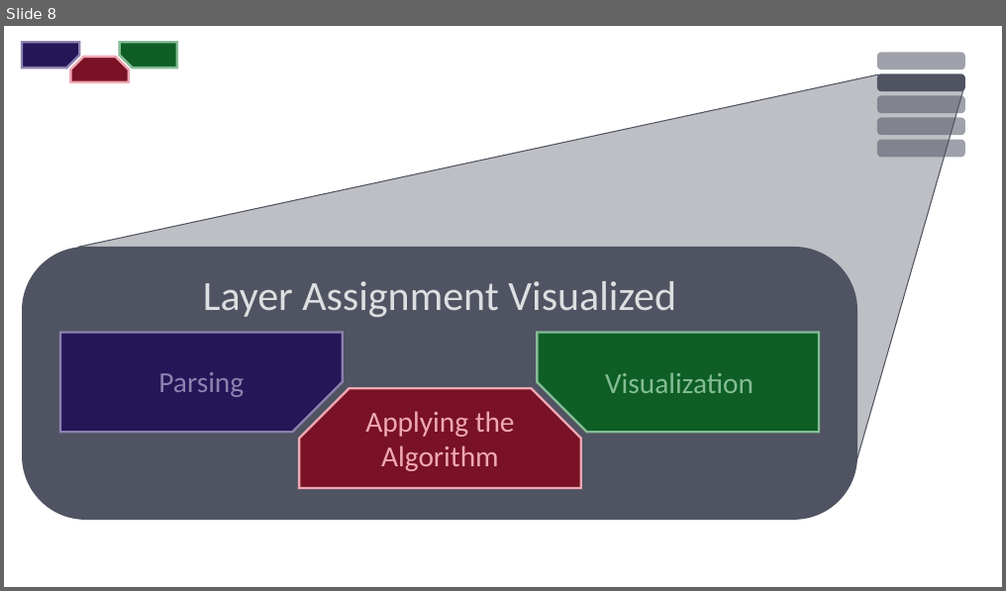
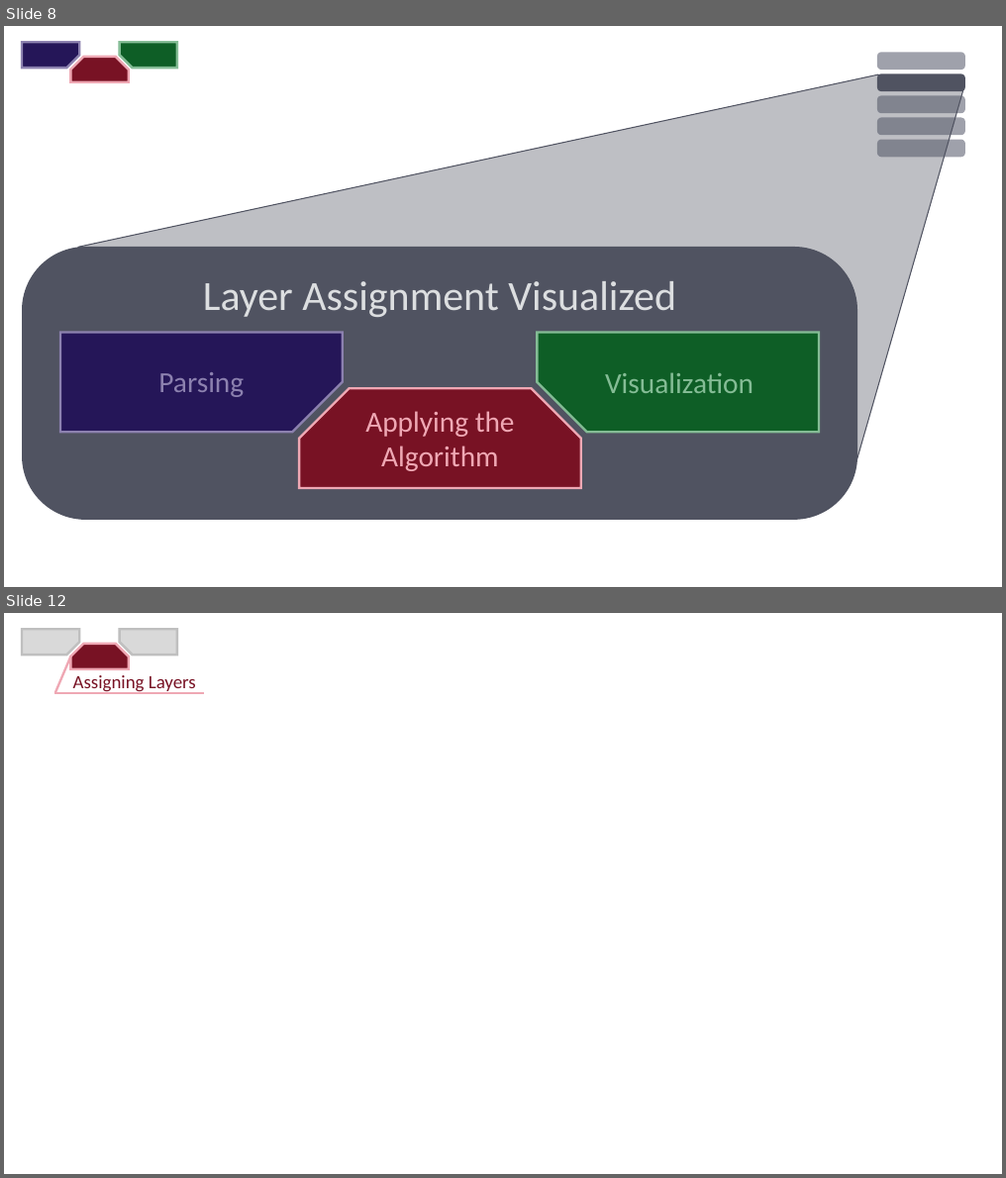
Before and after one commit to fryLA/LAProject, a slide deck: DokuLayerAssignment/ZwischenPräsentation.pptx. Shown one above the other, each under a label of ours: slide 8 before the commit, slides 8 and 12 after it; the slides between them are not shown. The pictures are 1006x591 and 1006x1178 pixels, drawn with LibreOffice and Linux fonts; fonts in the diff are those of the drawing. Boxes give left, top, right and bottom in pixels: in the first picture for what was removed or moved away, otherwise in the second. Text is boxed around its words. In the diff, an @@ line names an element or a change of style, - is before the commit and + after.

```diff
--- a/DokuLayerAssignment/ZwischenPräsentation.pptx
+++ b/DokuLayerAssignment/ZwischenPräsentation.pptx
@@ slide 12 added at [4,613,1002,1174], background #FFFFFF @@
@@ snip rect added at [22,630,79,655], fill #D9D9D9, outline #BFBFBF 2.25 pt @@
@@ snip rect added at [119,630,177,655], fill #D9D9D9, outline #BFBFBF 2.25 pt @@
@@ line added from (70, 657) to (55, 693), #EFA8B4 2.25 pt @@
@@ snip same rect added at [70,644,129,669], fill #781224, outline #EFA8B4 2.25 pt @@
@@ line added from (54, 693) to (204, 693), #EFA8B4 2.25 pt @@
@@ text added at [73,675,196,693], 18 pt, text #781224 @@
+Assigning Layers
```
Also in this commit, not shown: 5 slides changed, 4 other slides added, 1 slide removed, 1 other file.
